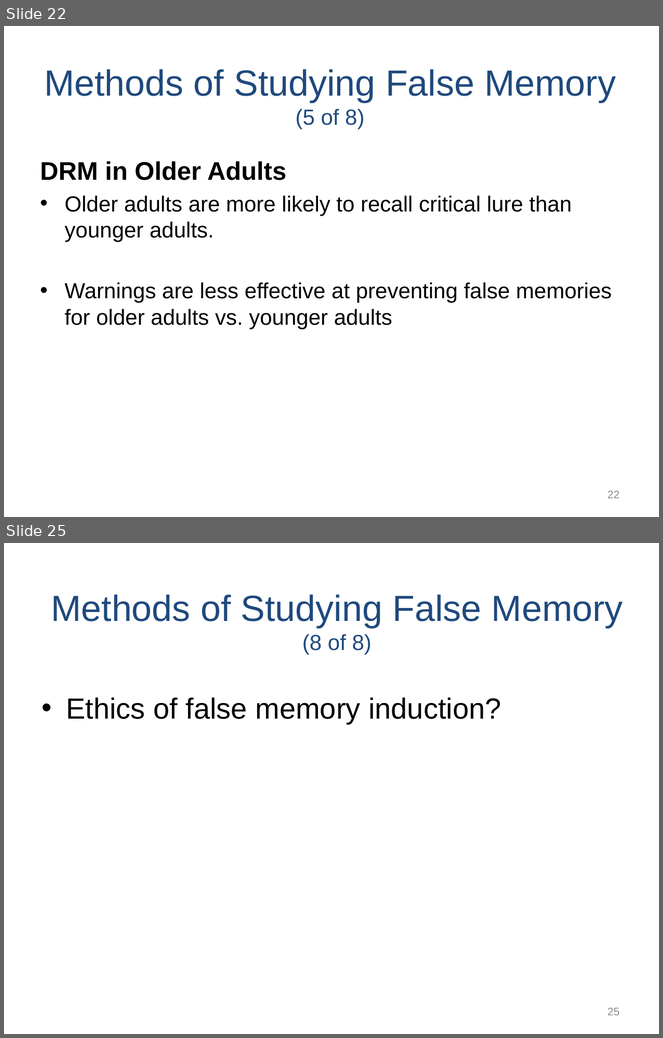
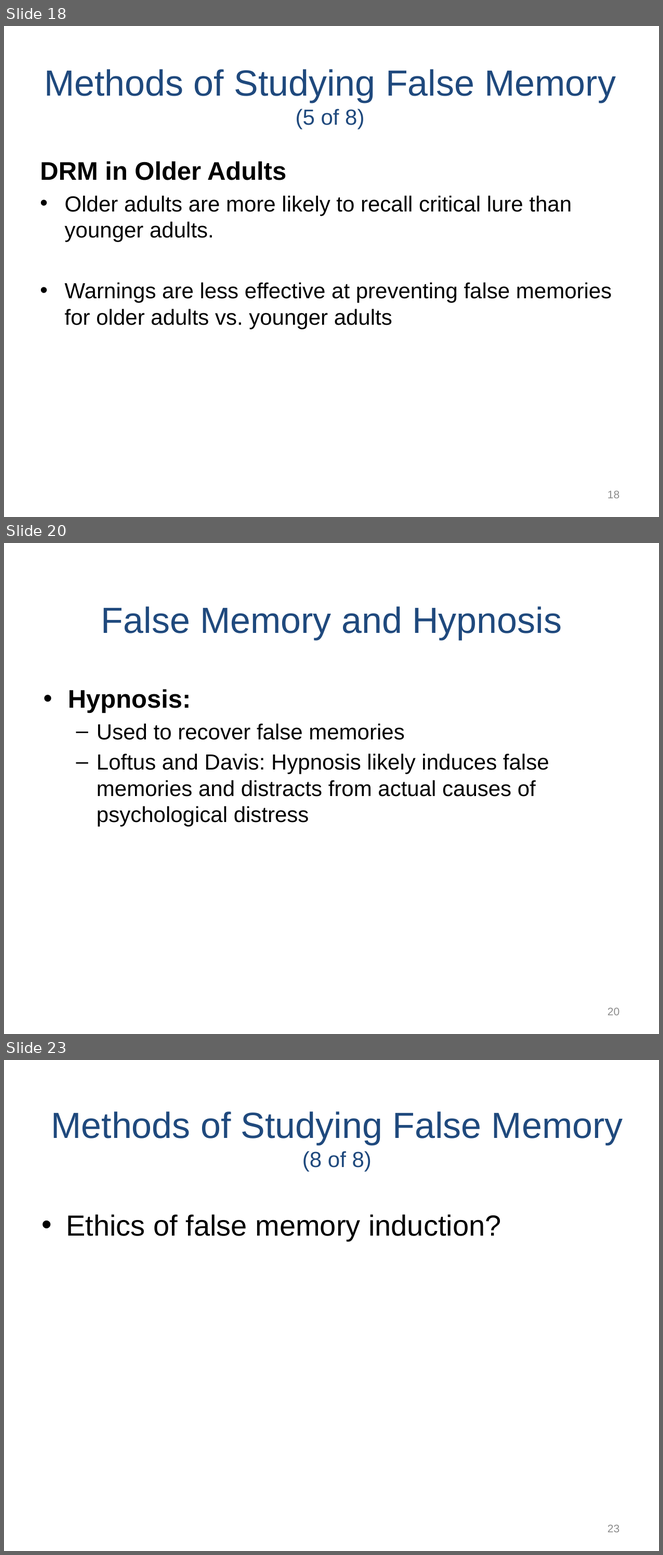
Before and after one commit to npm27/Teaching-Materials, a slide deck: Memory/Slides/Chapter 7.PPTX. Shown one above the other, each under a label of ours: slides 22 and 25 before the commit, slides 18, 20 and 23 after it; the slides between them are not shown. The pictures are 663x1038 and 663x1555 pixels, drawn with LibreOffice and Linux fonts; fonts in the diff are those of the drawing. Boxes give left, top, right and bottom in pixels: in the first picture for what was removed or moved away, otherwise in the second. Text is boxed around its words. In the diff, an @@ line names an element or a change of style, - is before the commit and + after.

```diff
--- a/Memory/Slides/Chapter 7.PPTX
+++ b/Memory/Slides/Chapter 7.PPTX
@@ slide 20 added at bbox=[4, 543, 659, 1034], background #FFFFFF @@
@@ title added at bbox=[101, 606, 562, 640], 40 pt, text #1F497D @@
+False Memory and Hypnosis
@@ text added at bbox=[68, 689, 549, 827], 24 pt, text #000000 @@
+• Hypnosis:
+  – Used to recover false memories
+  – Loftus and Davis: Hypnosis likely induces false memories and distracts from actual causes of psychological distress
@@ page number added at bbox=[608, 1008, 620, 1016], 12 pt, text #8C8C8C @@
+20
@@ what was slide 22 is now slide 18 @@
@@ page number at bbox=[608, 491, 620, 499]: text changed @@
-22
+18
@@ what was slide 25 is now slide 23 @@
@@ page number at bbox=[608, 1525, 620, 1533]: text changed @@
-25
+23
```
Also in this commit, not shown: 2 slides changed, 2 other slides added, 4 slides removed, 5 other files.
